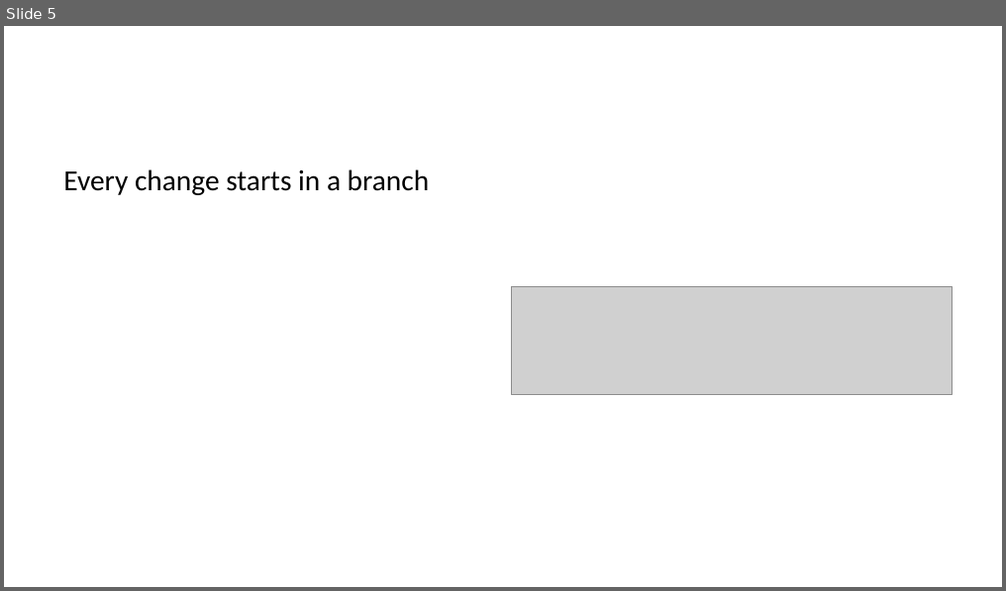
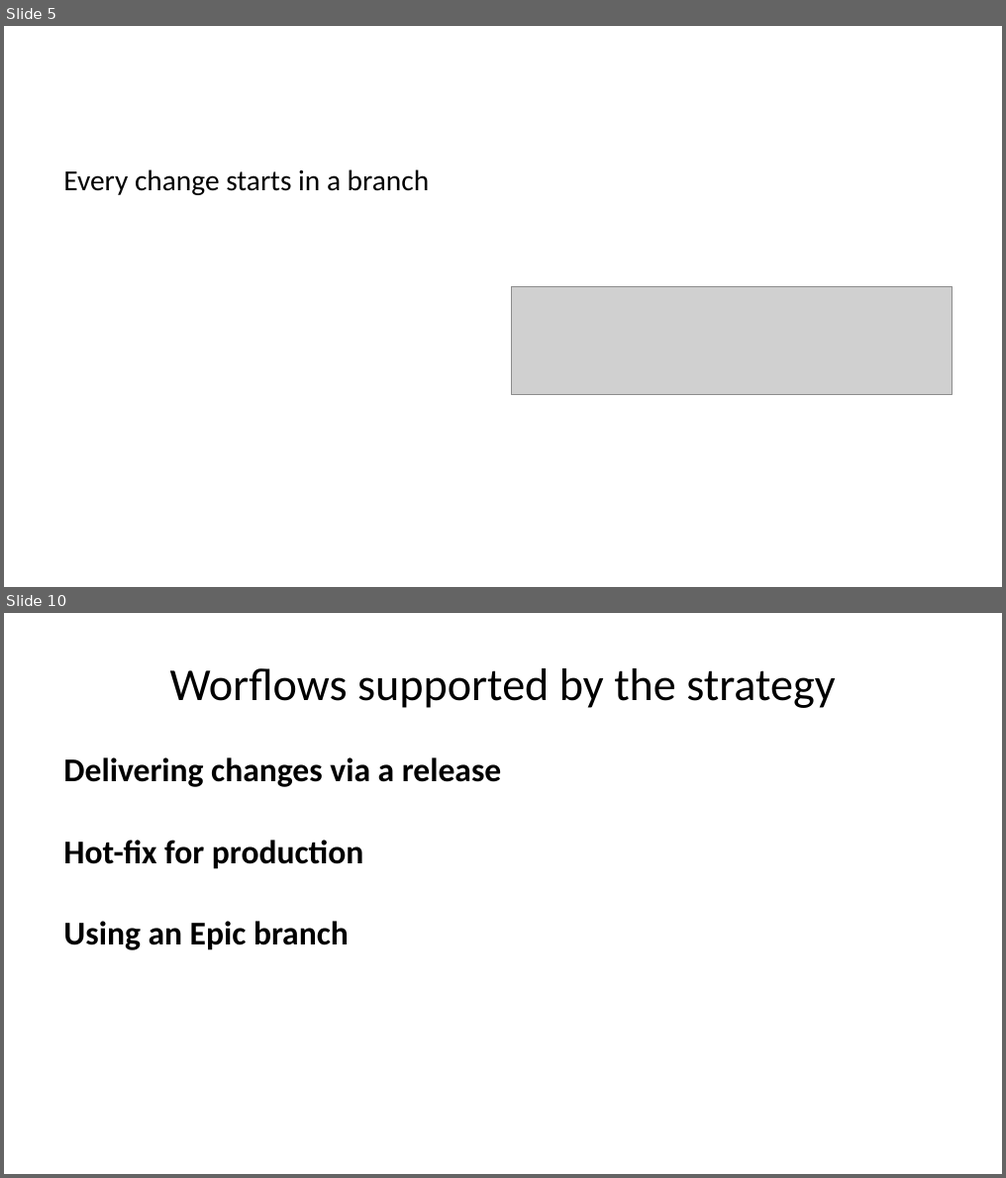
Before and after one commit to ijmitch/ukgse-2024-devops-git, a slide deck: docs/p1.pptx. Shown one above the other, each under a label of ours: slide 5 before the commit, slides 5 and 10 after it; the slides between them are not shown. The pictures are 1006x591 and 1006x1178 pixels, drawn with LibreOffice and Linux fonts; fonts in the diff are those of the drawing; grey boxes stand for pictures. Boxes give left, top, right and bottom in pixels: in the first picture for what was removed or moved away, otherwise in the second. Text is boxed around its words. In the diff, an @@ line names an element or a change of style, - is before the commit and + after.

```diff
--- a/docs/p1.pptx
+++ b/docs/p1.pptx
@@ slide 10 added at (4,613,1002,1174), background #FFFFFF @@
@@ title added at (170,668,835,708), 33 pt, text #000000 @@
+Worflows supported by the strategy
@@ text added at (63,758,502,951), 24 pt, text #000000, bold @@
+Delivering changes via a release
+Hot-fix for production
+Using an Epic branch
```
Also in this commit, not shown: 3 slides changed, 2 other slides added, 5 other files.
